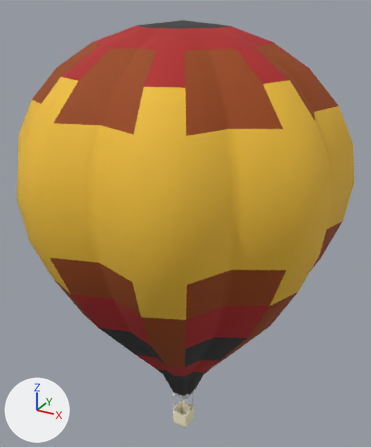
The glTF model hotAirBalloon.gltf, before and after one commit.
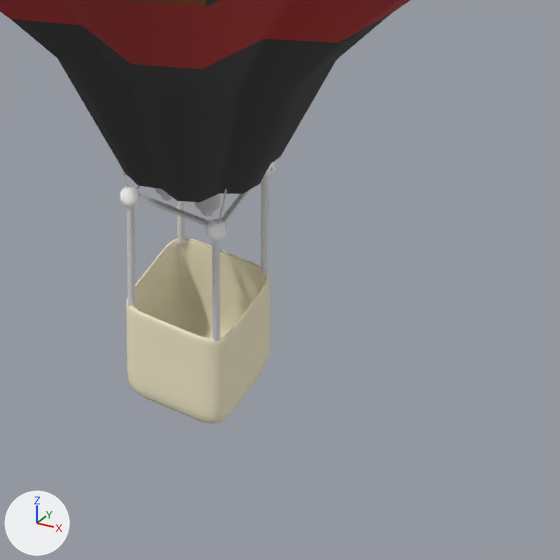
Old and new are each drawn whole from a 50 mm camera at (16.96, -30.47, 34.88) aimed at (-0.31, 0.92, 19.19) and again close up on the part from 42% to 64% of the width and 82% to 100% of the height. The lights are fixed; the arrows at lower left show +X, +Y and +Z. Where no turn or scale is listed for an object, it has been applied to the vertices.

The older version as bpy lines, for what is in view:
```python
ob_basket = bpy.data.objects.new('basket', me_mesh_3)
ob_basket.location = (0.0, 0.0, 3.68)
ob_burnerassembly = bpy.data.objects.new('burnerAssembly', me_mesh_2)
ob_burnerassembly.location = (0.0, 0.0, 3.68)
ob_envelopetopband = bpy.data.objects.new('envelopeTopBand', me_mesh_6)
ob_envelopetopband.location = (0.0, 0.0, 0.0)
ob_gondonaconnector = bpy.data.objects.new('gondonaConnector', me_mesh_0)
ob_gondonaconnector.parent = ob_gondolaassembly
ob_gondonaconnector.location = (-3.8, -4.0, -5.5)
ob_gondonaconnector_1 = bpy.data.objects.new('gondonaConnector_1', me_mesh_0)
ob_gondonaconnector_1.parent = ob_gondolaassembly
ob_gondonaconnector_1.location = (3.8, -4.0, -5.5)
ob_gondonaconnector_2 = bpy.data.objects.new('gondonaConnector_2', me_mesh_0)
ob_gondonaconnector_2.parent = ob_gondolaassembly
ob_gondonaconnector_2.location = (-3.8, 4.0, -5.5)
ob_gondonaconnector_3 = bpy.data.objects.new('gondonaConnector_3', me_mesh_0)
ob_gondonaconnector_3.parent = ob_gondolaassembly
ob_gondonaconnector_3.location = (3.8, 4.0, -5.5)
# also in view: 'envelopeBottomBand' at (0.0, 0.0, 18.93)
```
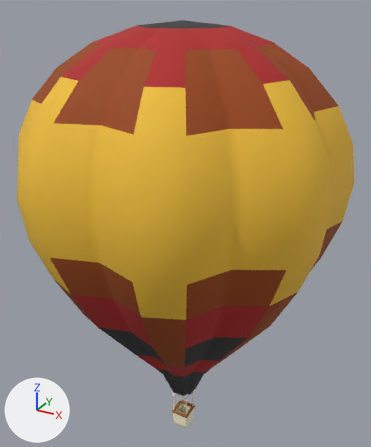
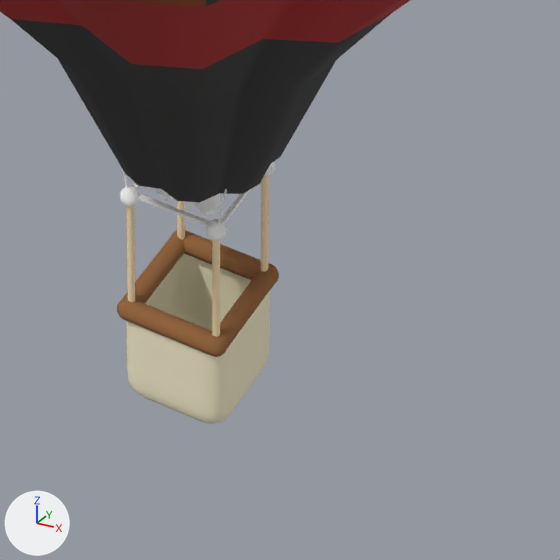
Pixel boxes (x1, y1, x2, y2) of what changed, in the close-ups (560 x 560 px):
'armRest.003', added (brown)
    after: (117, 299, 227, 357)
'armRest', added (brown)
    after: (215, 265, 277, 349)
'armRest.002', added (brown)
    after: (175, 230, 279, 283)
'armRest.001', added (brown)
    after: (122, 230, 185, 304)
'burnerAssembly', recoloured
    both: (122, 168, 273, 226)
'gondonaConnector_1', recoloured (grey to beige)
    both: (212, 240, 220, 341)
'gondonaConnector_3', recoloured (grey to beige)
    both: (261, 176, 269, 277)
'gondonaConnector', recoloured (grey to beige)
    both: (127, 207, 135, 307)
'gondonaConnector_2', recoloured (grey to beige)
    both: (177, 201, 185, 244)

What the commit changed:
Material 'Material_0' (mat_material_0) changes colour from light grey #dedede to beige #ffe5b8; in linear values from (0.73, 0.73, 0.73) to (1.0, 0.784, 0.479).
Material 'Material_2' (mat_material_2) changes colour from light grey #d1d1d1 to white #ffffff; in linear values from (0.638, 0.638, 0.638) to (1.0, 1.0, 1.0).
Material 'Material_3' (mat_material_3) changes colour from beige #f8efce to brown #97673b; in linear values from (0.939, 0.863, 0.617) to (0.309, 0.136, 0.0437).
Material 'Material_4' (mat_material_4) is new.
Its base color is (0.939, 0.863, 0.617) (beige #f8efce).
Its roughness is 1.0.
me_mesh_3 has 2018 vertices, 4032 faces and spans x -0.74..0.75, y -0.75..0.74, z -3.25..-1.72.
me_mesh_3 no longer uses material mat_material_3 (beige #f8efce).
me_mesh_3 now uses material mat_material_4 (beige #f8efce).
Mesh me_mesh_5_1 is new.
It has 82 vertices, 136 faces and spans x -0.85..0.85, y -0.85..0.85, z -4.85..4.85.
It uses material mat_material_3 (brown #97673b).
Mesh me_mesh_4_1 is new.
It has 82 vertices, 136 faces and spans x -0.14..0.14, y -0.81..0.81, z -0.14..0.14.
It uses material mat_material_3 (brown #97673b).
Mesh me_mesh_3_1 is new.
It has 82 vertices, 136 faces and spans x -0.14..0.14, y -0.81..0.81, z -0.14..0.14.
It uses material mat_material_3 (brown #97673b).
Object 'armRest.003' (ob_armrest_003) is new; it shows me_mesh_5_1.
Its parent is ob_gondolaassembly.
Its location is (0.0, -4.3, -11.2).
Its rotation in degrees is (90, 0, -90).
Object 'armRest.002' (ob_armrest_002) is new; it shows me_mesh_5_1.
Its parent is ob_gondolaassembly.
Its location is (0.0, 4.3, -11.2).
Its rotation in degrees is (90, 0, -90).
Object 'armRest.001' (ob_armrest_001) is new; it shows me_mesh_4_1.
Its location is (-0.64, 0.01, 1.89).
Object 'armRest' (ob_armrest) is new; it shows me_mesh_3_1.
Its location is (0.64, 0.01, 1.89).
